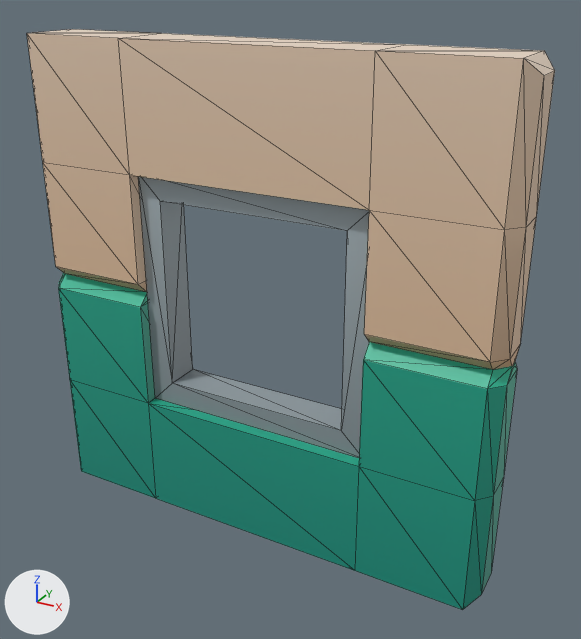
The glTF model assets/kaykit/restaurant/wall_window_open.gltf: old version first, new version second.
Both versions are drawn from a camera (50 mm lens) standing at (3.03, -5.02, 4.47) and looking at (0.23, 0.08, 1.92). The axes (+X, +Y, +Z) are drawn at lower left. The lights are the same throughout. The picture after the commit comes second. Mesh edges are drawn as thin lines. Where no turn or scale is listed for an object, it has been applied to the vertices. Vertices at exactly the same position are counted once.

Objects in the first picture: 'wall_window_open'.
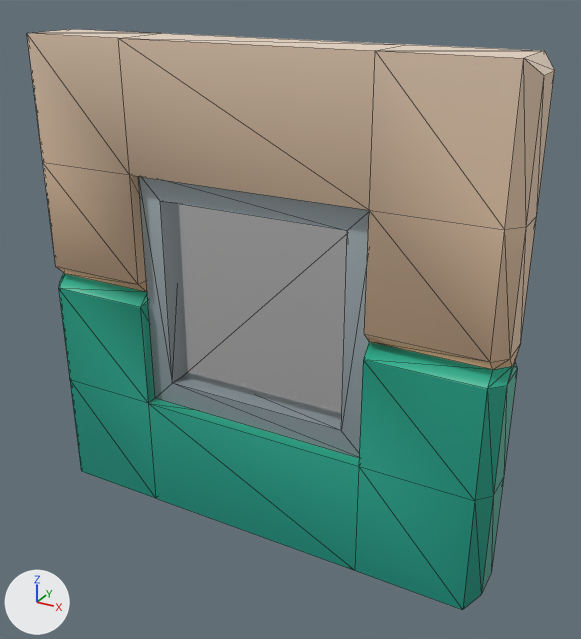
What changed in the scene script:
```text
Add mat_material_001:
    mat_material_001 = principled_material('Material.001')
    mat_material_001.base_color = (1.0, 1.0, 1.0)  # white #ffffff
    mat_material_001.roughness = 0.0
    mat_material_001.transmission_weight = 1.0
Change me_cube_144:
    where me_cube_144.from_pydata(...)  # 100 vertices, 192 faces; spans x -2.0..2.0, y -0.25..0.25, z 0.0..4.0
    used by ob_wall_window_open; location = (0.0, 0.0, 0.0)
    me_cube_144 part 1: 32 of the faces centred in x -1.97..-1.0, y -0.25..0.25, z 0.33..3.67 are now shaded smooth
    me_cube_144 part 2: 30 of the faces centred in x 1.0..1.97, y -0.25..0.25, z 0.33..3.67 are now shaded smooth
    me_cube_144 part 3: 6 of the faces centred in x -0.33..0.33, y -0.25..0.25, z 0.33..1.0 are now shaded smooth
    me_cube_144 part 4: 6 of the faces centred in x -0.33..0.33, y -0.25..0.25, z 3.0..3.67 are now shaded smooth
Add me_plane:
    me_plane.from_pydata([(-0.83, 0.0, -0.83), (0.83, 0.0, -0.83), (-0.83, 0.0, 0.83), (0.83, 0.0, 0.83)], [], [(0, 1, 3), (0, 3, 2)])
    me_plane.materials.append(mat_material_001)  # white #ffffff
Add ob_plane:
    ob_plane = bpy.data.objects.new('Plane', me_plane)
    ob_plane.location = (0.0, 0.0, 1.996)
```

Where the change shows, as pixel boxes (x1, y1, x2, y2) in the pictures (581 x 639 px):
'Plane', added
    after: (172, 203, 347, 420)
part 1 of me_cube_144, shading changed
    both: (47, 78, 155, 403)
part 2 of me_cube_144, shading changed
    both: (357, 128, 512, 517)
part 3 of me_cube_144, shading changed
    both: (149, 398, 359, 509)
part 4 of me_cube_144, shading changed
    both: (122, 85, 372, 210)
